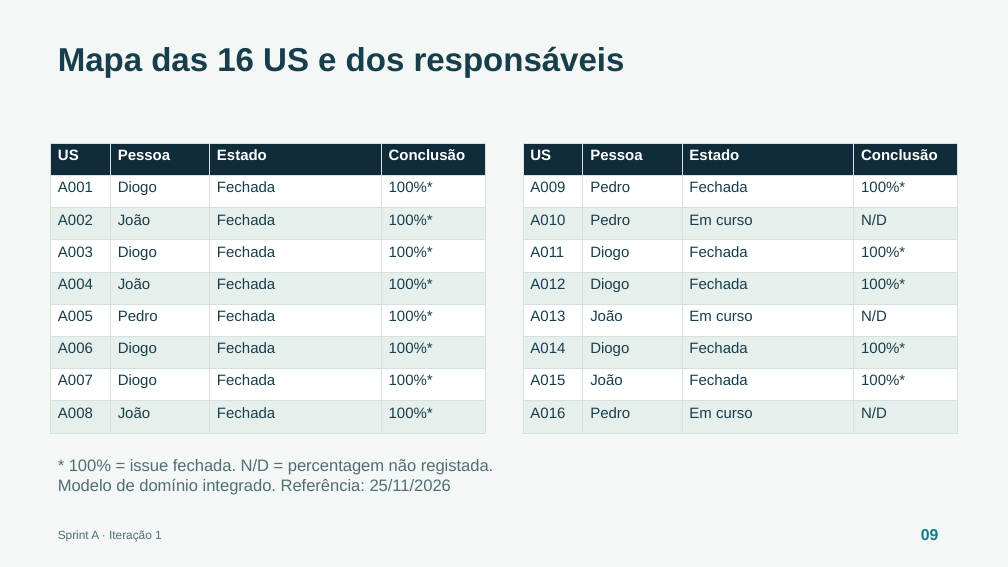
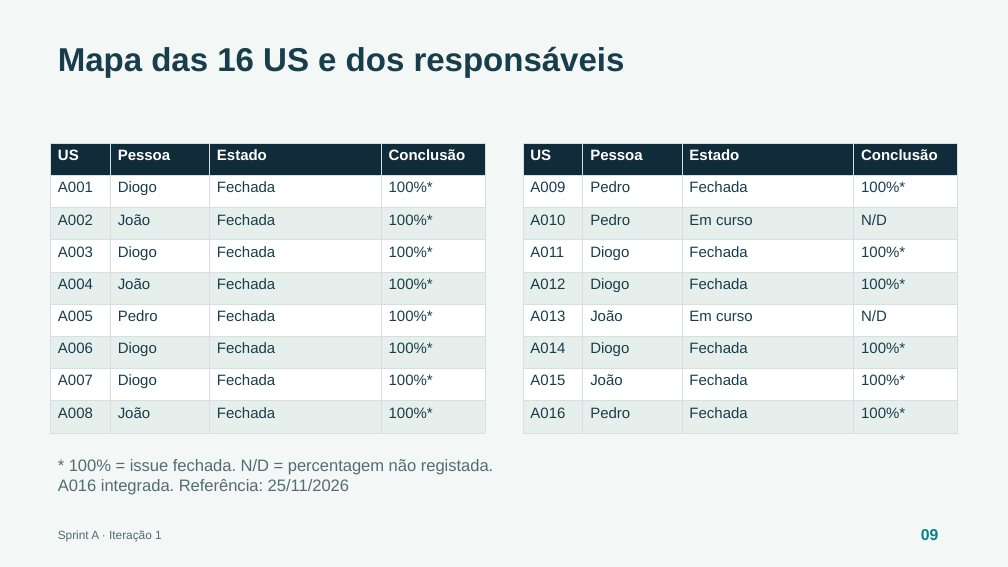
Before and after one commit to escobar0304/ProjInter-2-1, a slide deck: slide 9 of docs/entregas/sprint-review-a/sprint-review-a.pptx. Drawn at 1008x567 pixels with LibreOffice and Linux fonts; fonts in the diff are those of the drawing. Boxes give left, top, right and bottom in pixels: in the first picture for what was removed or moved away, otherwise in the second. Text is boxed around its words. In the diff, an @@ line names an element or a change of style, - is before the commit and + after.

```diff
--- a/docs/entregas/sprint-review-a/sprint-review-a.pptx
+++ b/docs/entregas/sprint-review-a/sprint-review-a.pptx
@@ table at (523, 144, 958, 433) @@
-row 9, column 3: Em curso
+row 9, column 3: Fechada
-row 9, column 4: N/D
+row 9, column 4: 100%*
@@ text at (58, 479, 349, 495): text changed @@
-Modelo de domínio integrado. Referência: 25/11/2026
+A016 integrada. Referência: 25/11/2026
```
Also in this commit, not shown: 2 other slides changed, 2 other files.
